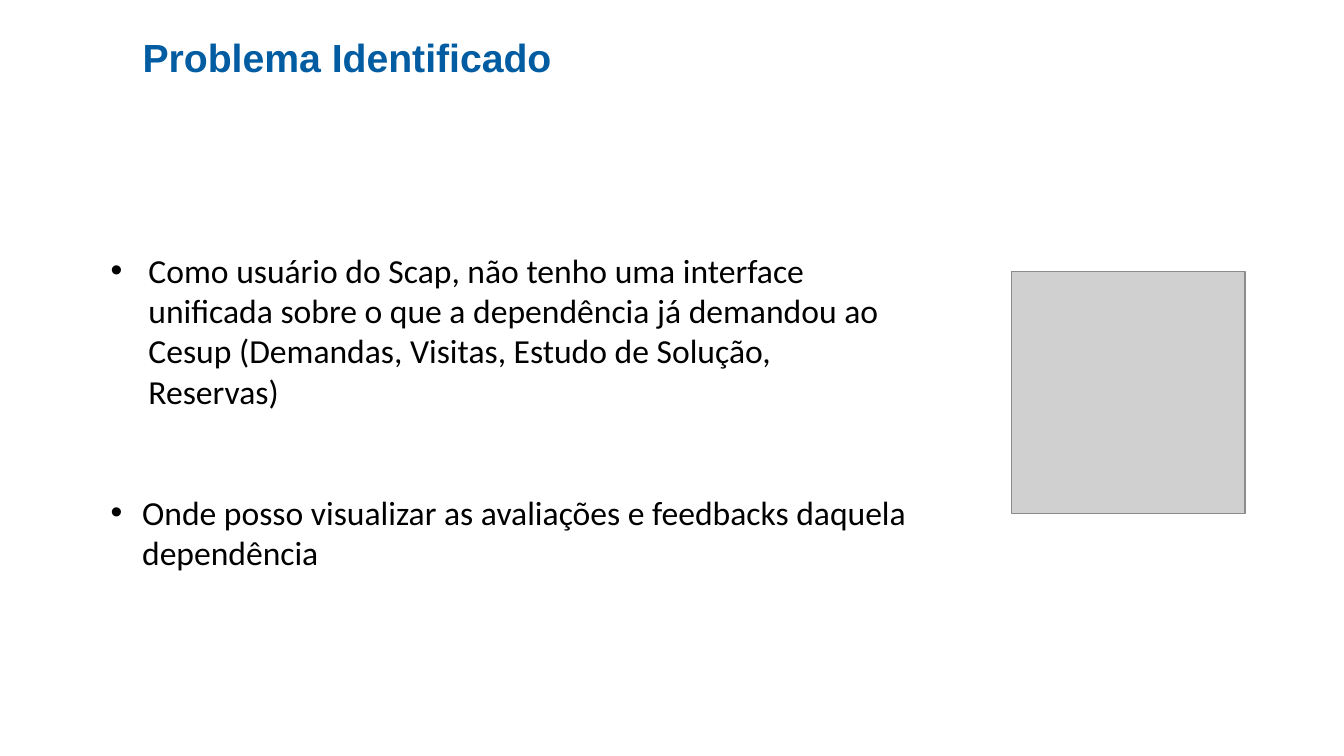
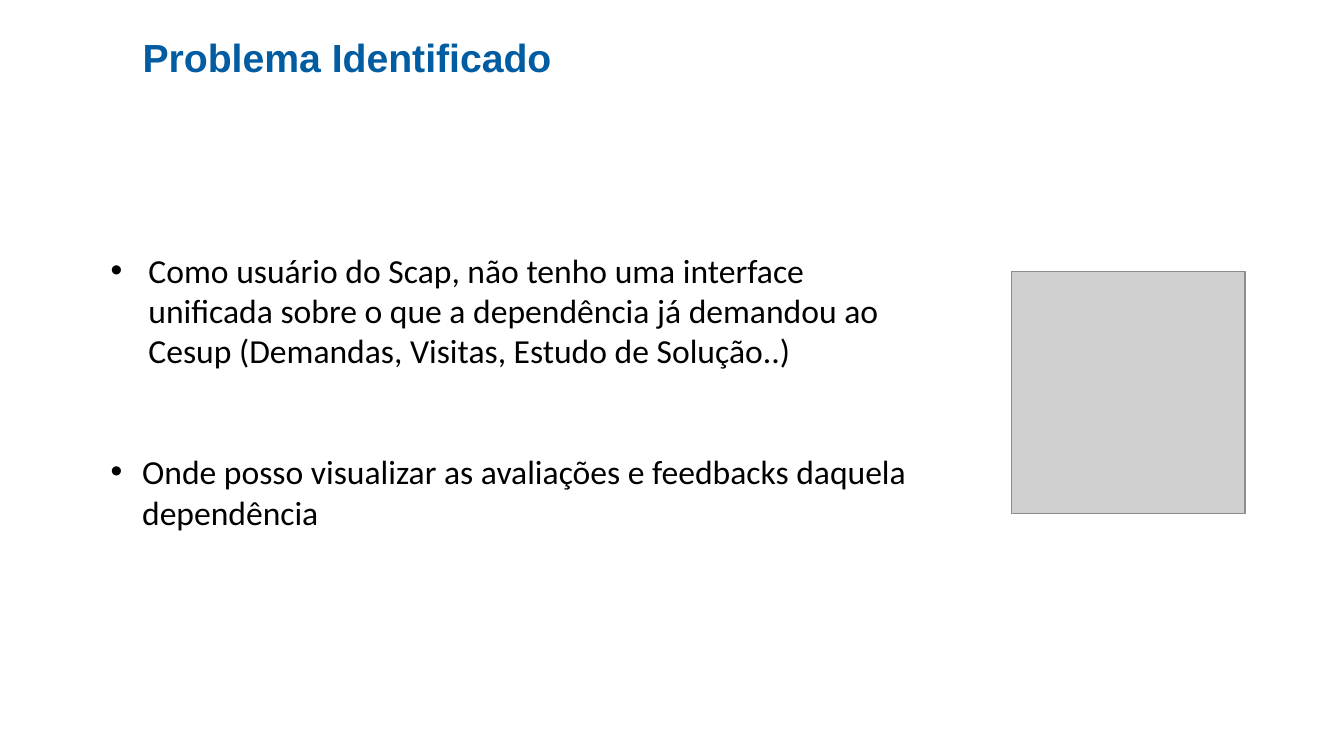
Before and after one commit to cezarnk/projetos, a slide deck: slide 3 of Apresentação Cesup Rede/Projeto 2.pptx. Drawn at 1344x756 pixels with LibreOffice and Linux fonts; fonts in the diff are those of the drawing; grey boxes stand for pictures; background and template pictures are left out. Boxes give left, top, right and bottom in pixels: in the first picture for what was removed or moved away, otherwise in the second. Text is boxed around its words. In the diff, an @@ line names an element or a change of style, - is before the commit and + after.

```diff
--- a/Apresentação Cesup Rede/Projeto 2.pptx
+++ b/Apresentação Cesup Rede/Projeto 2.pptx
@@ text at [148,259,878,369]: text changed @@
-• Como usuário do Scap, não tenho uma interface unificada sobre o que a dependência já demandou ao Cesup (Demandas, Visitas, Estudo de Solução, Reservas)
+• Como usuário do Scap, não tenho uma interface unificada sobre o que a dependência já demandou ao Cesup (Demandas, Visitas, Estudo de Solução..)
```
Also in this commit, not shown: 3 other slides changed, 4 other files.
